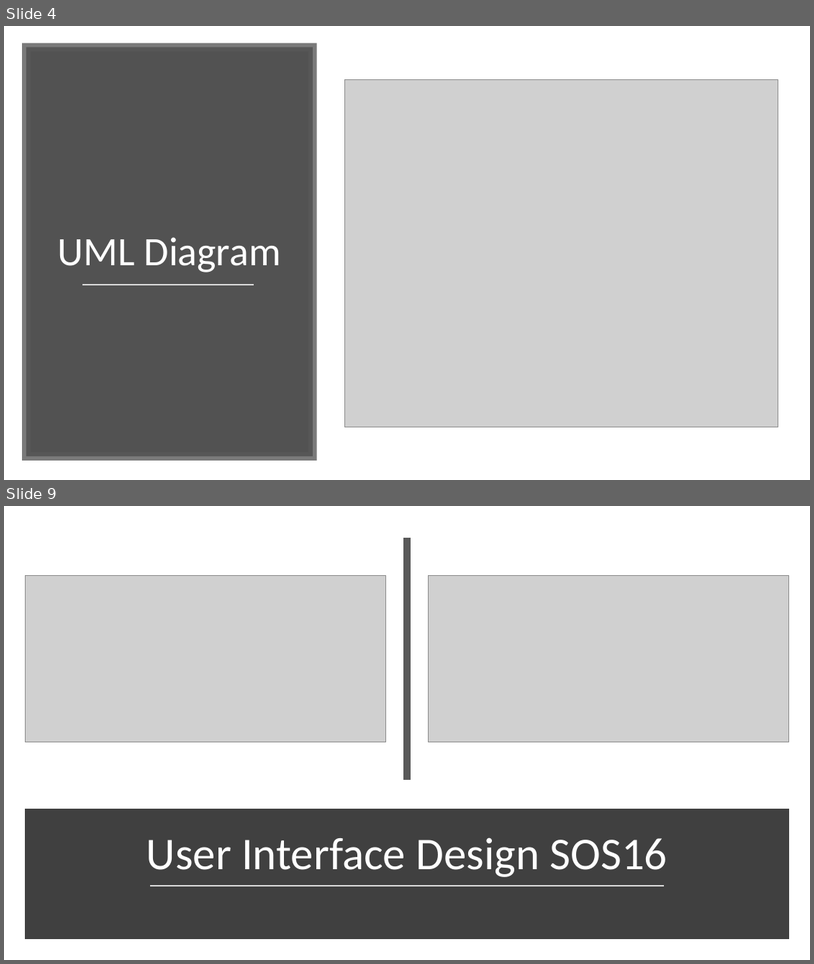
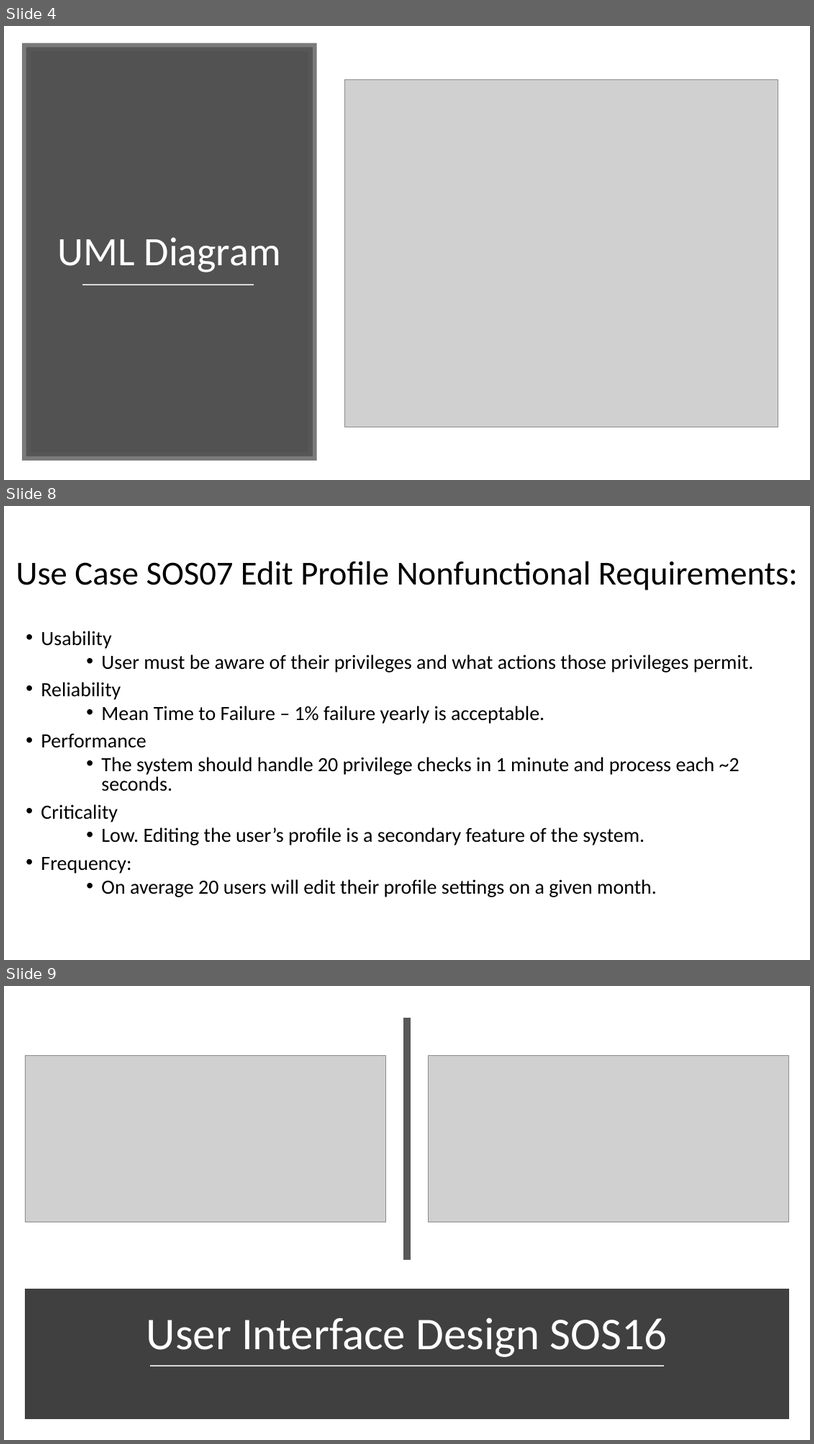
Before and after one commit to arocho032/CEN4010-Team-5, a slide deck: specifications/deliv1/SOS Deliverable 1 Presentation.pptx. Shown one above the other, each under a label of ours: slides 4 and 9 before the commit, slides 4, 8 and 9 after it; the slides between them are not shown. The pictures are 814x964 and 814x1444 pixels, drawn with LibreOffice and Linux fonts; fonts in the diff are those of the drawing; grey boxes stand for pictures. Boxes give left, top, right and bottom in pixels: in the first picture for what was removed or moved away, otherwise in the second. Text is boxed around its words. In the diff, an @@ line names an element or a change of style, - is before the commit and + after.

```diff
--- a/specifications/deliv1/SOS Deliverable 1 Presentation.pptx
+++ b/specifications/deliv1/SOS Deliverable 1 Presentation.pptx
@@ slide 8 added at [4,506,810,960], background #FFFFFF @@
@@ title added at [16,561,798,590], 40 pt, text #000000 @@
+Use Case SOS07 Edit Profile Nonfunctional Requirements:
@@ text added at [41,631,754,897], 24 pt, text #000000 @@
+• Usability
+    • User must be aware of their privileges and what actions those privileges permit.
+• Reliability
+    • Mean Time to Failure – 1% failure yearly is acceptable.
+• Performance
+    • The system should handle 20 privilege checks in 1 minute and process each ~2 seconds.
+• Criticality
+    • Low. Editing the user’s profile is a secondary feature of the system.
+• Frequency:
+    • On average 20 users will edit their profile settings on a given month.
```
Also in this commit, not shown: 4 slides changed, 1 slide removed, 1 other file.
